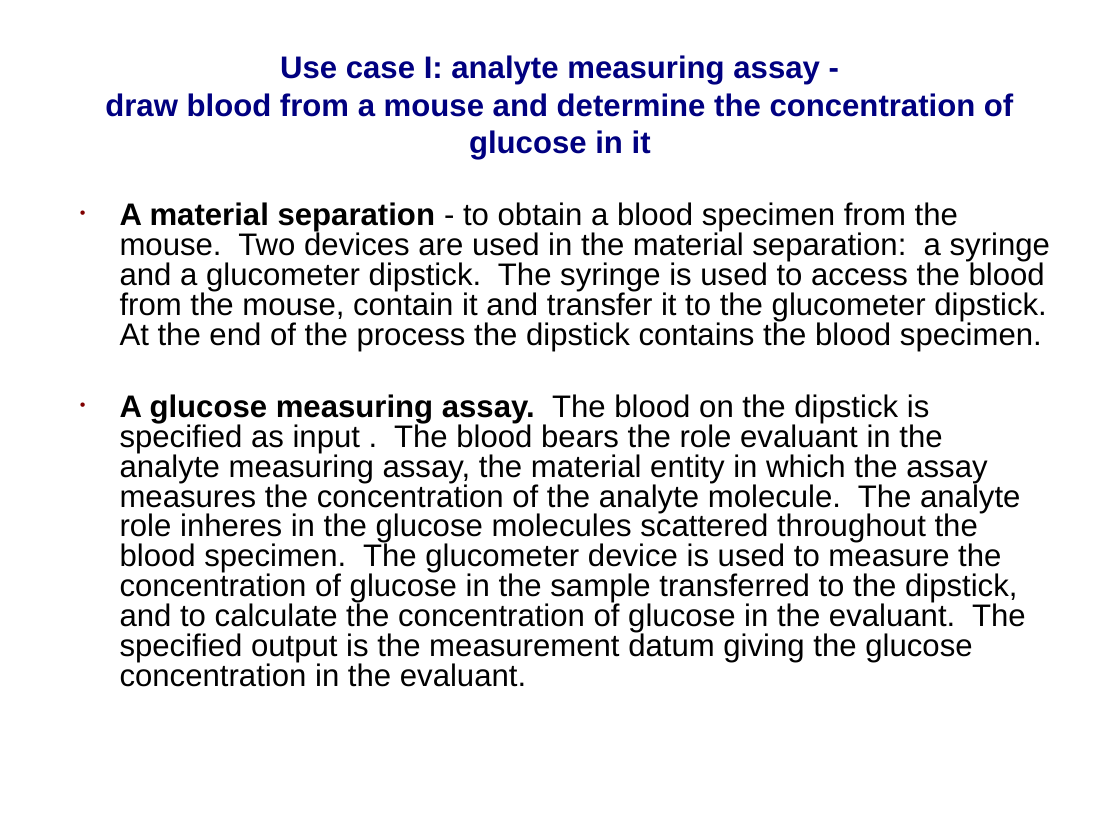
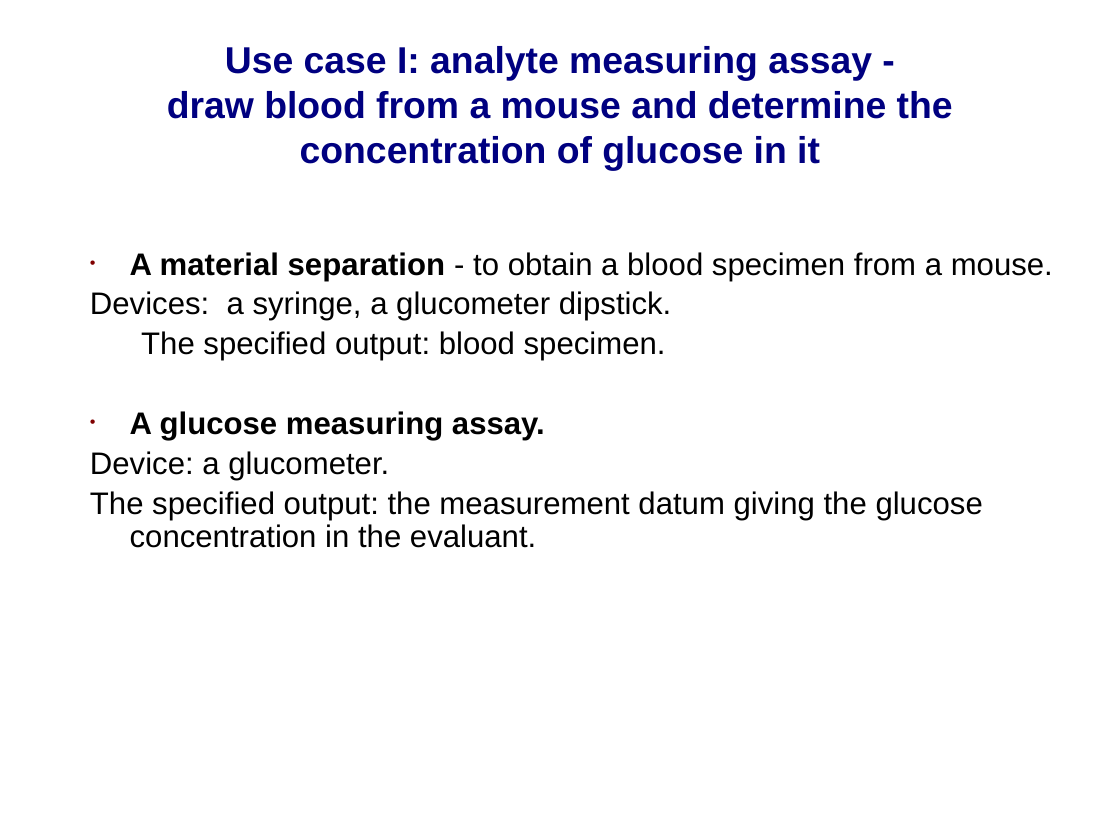
Before and after one commit to obi-ontology/obi-legacy-svn, a slide deck: slide 7 of trunk/docs/papers/ISMB_2009/OBI-SIG.ppt (slide 9 before the commit). Drawn at 1120x840 pixels with LibreOffice and Linux fonts; fonts in the diff are those of the drawing; background and template pictures are left out. Boxes give left, top, right and bottom in pixels: in the first picture for what was removed or moved away, otherwise in the second. Text is boxed around its words. In the diff, an @@ line names an element or a change of style, - is before the commit and + after.

Commit message:
the final slides

```diff
--- a/trunk/docs/papers/ISMB_2009/OBI-SIG.ppt
+++ b/trunk/docs/papers/ISMB_2009/OBI-SIG.ppt
@@ title "Use case I: analyte measuring ..." at (x1=167, y1=46, x2=953, y2=171): size 20 to 24 pt @@
@@ text at (x1=90, y1=252, x2=1053, y2=548): text changed @@
-• A material separation - to obtain a blood specimen from the mouse. Two devices are used in the material separation: a syringe and a glucometer dipstick. The syringe is used to access the blood from the mouse, contain it and transfer it to the glucometer dipstick. At the end of the process the dipstick contains the blood specimen.
-• A glucose measuring assay. The blood on the dipstick is specified as input . The blood bears the role evaluant in the analyte measuring assay, the material entity in which the assay measures the concentration of the analyte molecule. The analyte role inheres in the glucose molecules scattered throughout the blood specimen. The glucometer device is used to measure the concentration of glucose in the sample transferred to the dipstick, and to calculate the concentration of glucose in the evaluant. The specified output is the measurement datum giving the glucose concentration in the evaluant.
+• A material separation - to obtain a blood specimen from a mouse.
+Devices: a syringe, a glucometer dipstick.
+The specified output: blood specimen.
+• A glucose measuring assay.
+Device: a glucometer.
+The specified output: the measurement datum giving the glucose concentration in the evaluant.
```
Also in this commit, not shown: 3 other slides changed, 4 slides added, 4 slides removed.
